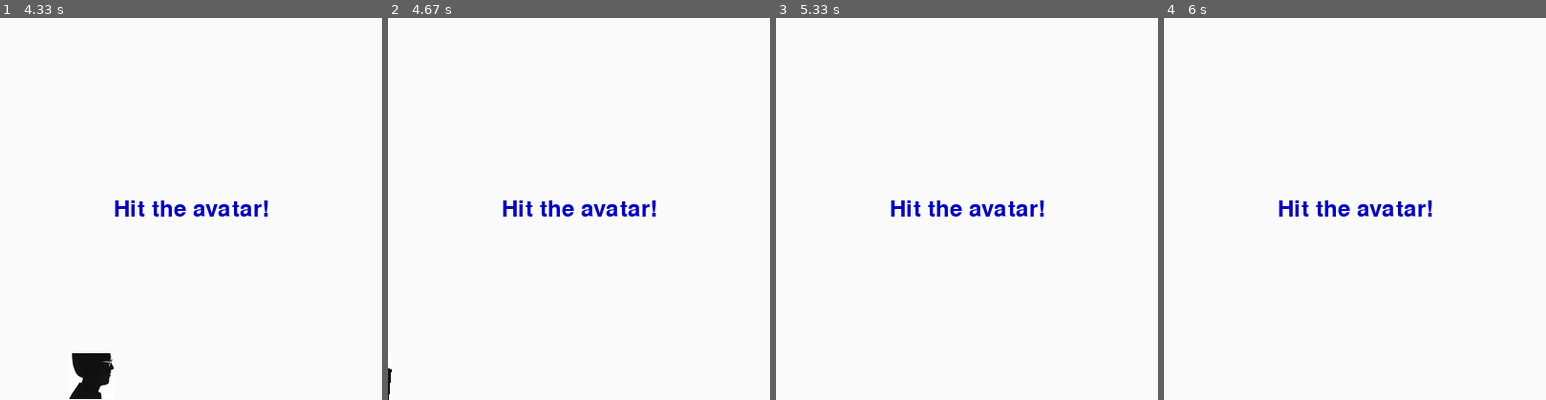
Above: before the commit, frames 1-4 (left to right).
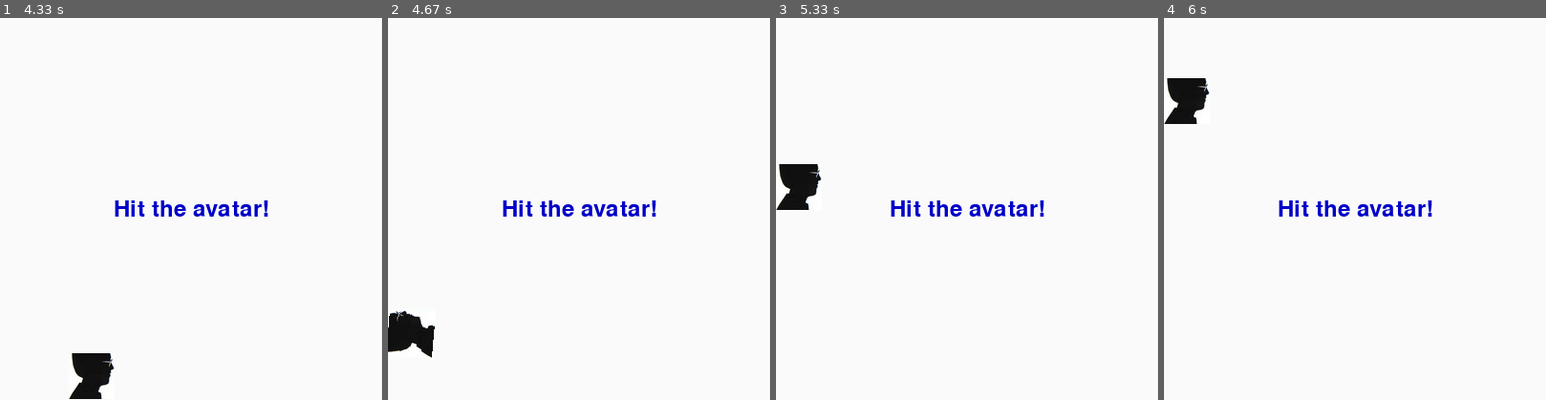
Above: after the commit, the same moments.

Repository: jm-rives/pygame_playground
Game: pygame game, started from drawing_sprites_intermediate.py
Same seed, same stepped clock (60 frames per second), same inputs: the game is played once before the commit and once after it.
Inputs (mouse positions are in pixels of both pictures, inside the frame that each line leads up to):
- Up to frame 1 (4.33 s): click (191, 209) at 0.38 s; click (72, 151) at 1.22 s; click (198, 79) at 2.05 s; click (179, 144) at 2.88 s; click (290, 174) at 3.72 s
- Up to frame 2 (4.67 s): click (659, 140) at 4.55 s
- Up to frame 3 (5.33 s): no input
- Up to frame 4 (6 s): click (1370, 193) at 5.38 s

Frame 1 is identical in both runs. In frame 2, 1.1% of the frame differs, in the area x 0-13%, y 76-100%; in frame 3, 1.1%; in frame 4, 1.1%.

Commit message:
FIX TYPO.

Diff:
--- a/drawing_sprites_intermediate.py
+++ b/drawing_sprites_intermediate.py
@@ -47,7 +47,7 @@
         if self.direction == 'down' and self.rect.bottom > self.area.bottom - self.MARGIN:
             self.xstep = -self.STEP
             self.ystep = 0
-            self.direciton = 'left'
+            self.direction = 'left'
 
         if self.direction == 'left' and self.rect.left < self.area.left + self.MARGIN:
             self.xstep = 0
